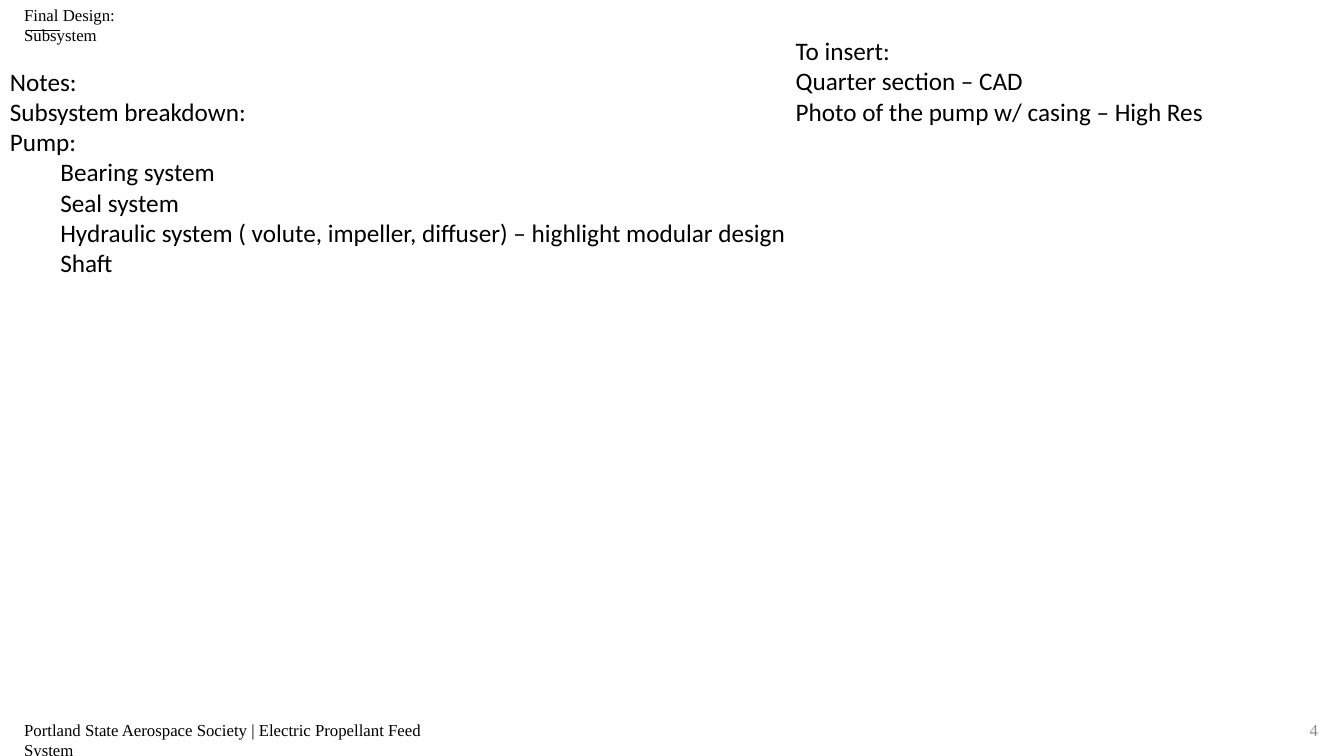
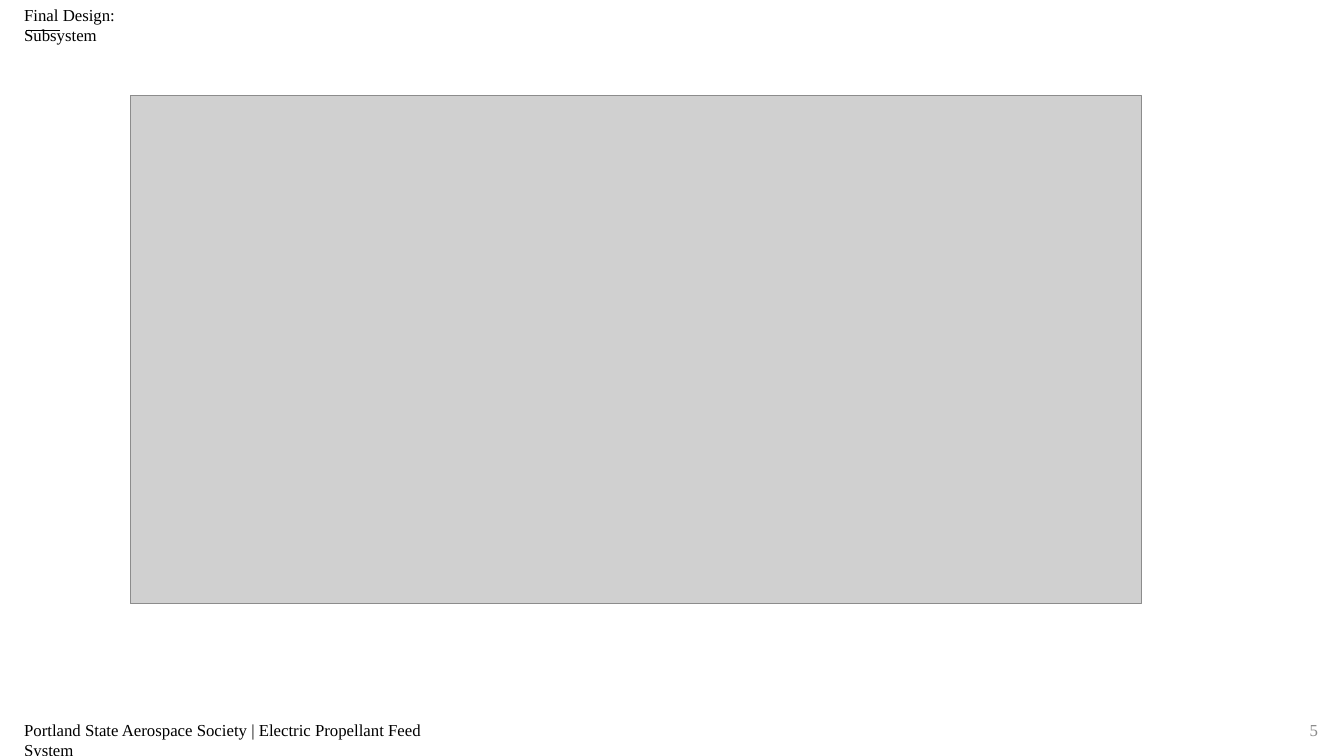
Before and after one commit to psas/electric-feed-system-prototype, a slide deck: slide 5 of Docs/Presentations/Slides/#5 design and subsystems.pptx (slide 4 before the commit). Drawn at 1344x756 pixels with LibreOffice and Linux fonts; fonts in the diff are those of the drawing; grey boxes stand for pictures. Boxes give left, top, right and bottom in pixels: in the first picture for what was removed or moved away, otherwise in the second. Text is boxed around its words. In the diff, an @@ line names an element or a change of style, - is before the commit and + after.

```diff
--- a/Docs/Presentations/Slides/#5 design and subsystems.pptx
+++ b/Docs/Presentations/Slides/#5 design and subsystems.pptx
@@ text removed at [796,42,1203,126] @@
-To insert:
-Quarter section – CAD
-Photo of the pump w/ casing – High Res
@@ text removed at [10,74,784,273] @@
-Notes:
-Subsystem breakdown:
-Pump:
-  Bearing system
-  Seal system
-  Hydraulic system ( volute, impeller, diffuser) – highlight modular design
-  Shaft
@@ picture added at [130,96,1142,604] @@
@@ page number at [1310,725,1318,736]: text changed @@
-4
+5
```
Also in this commit, not shown: 2 other slides changed, 1 slide added, 43 other files.
